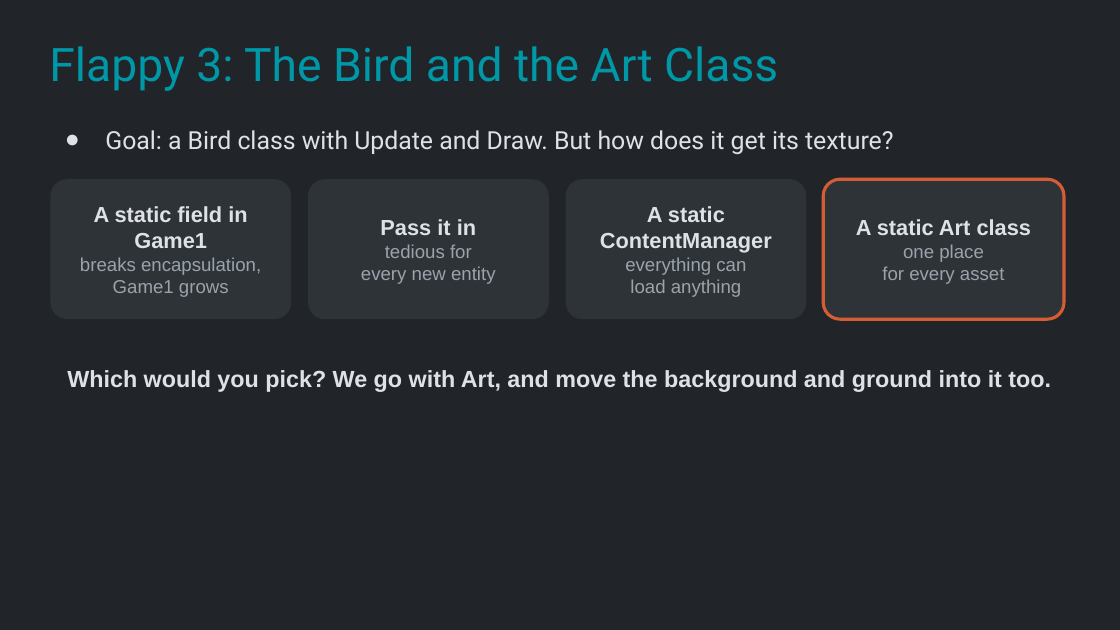
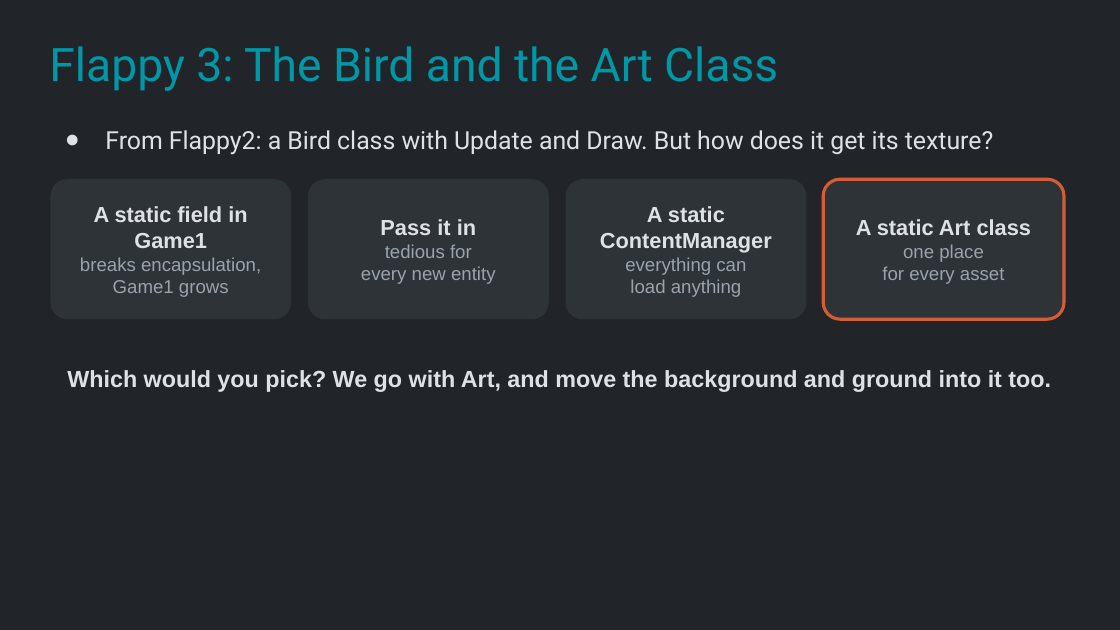
Before and after one commit to Metamate/gar, a slide deck: slide 19 of slides/02 Flappy Bird.pptx. Drawn at 1120x630 pixels with LibreOffice and Linux fonts; fonts in the diff are those of the drawing. Boxes give left, top, right and bottom in pixels: in the first picture for what was removed or moved away, otherwise in the second. Text is boxed around its words. In the diff, an @@ line names an element or a change of style, - is before the commit and + after.

```diff
--- a/slides/02 Flappy Bird.pptx
+++ b/slides/02 Flappy Bird.pptx
@@ text at (105, 130, 993, 155): text changed @@
-● Goal: a Bird class with Update and Draw. But how does it get its texture?
+● From Flappy2: a Bird class with Update and Draw. But how does it get its texture?
```
Also in this commit, not shown: 5 other slides changed, 3 slides added, 3 slides removed, 25 other files.
